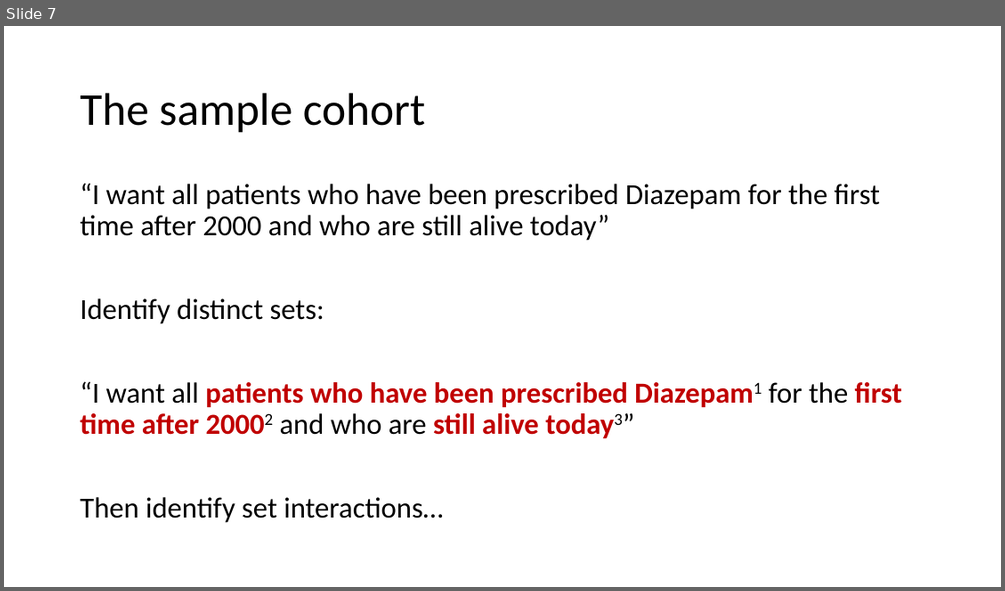
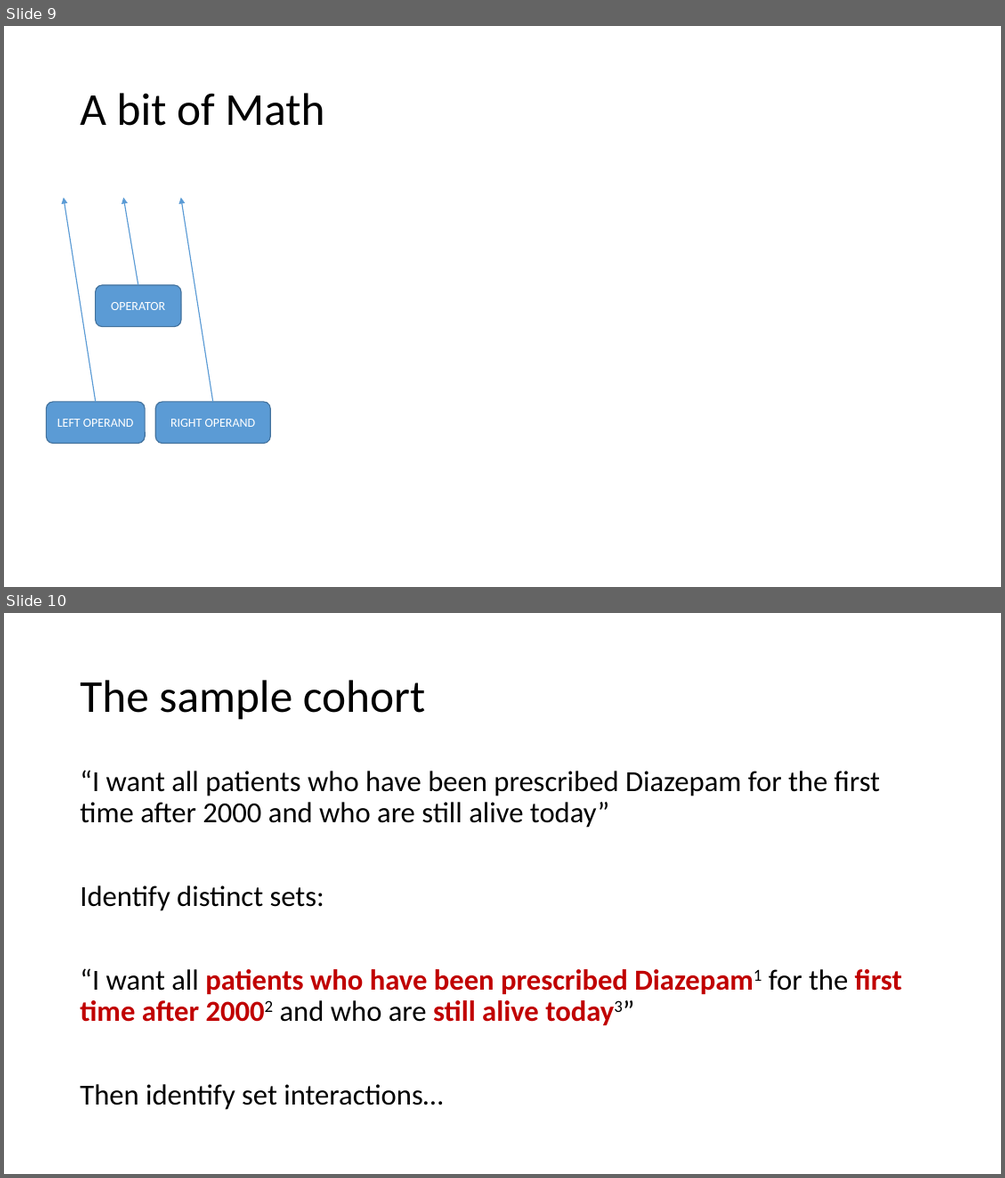
Before and after one commit to HicServices/RDMP, a slide deck: Documentation/Training/CohortBuilder.pptx. Shown one above the other, each under a label of ours: slide 7 before the commit, slides 9 and 10 after it. The pictures are 1005x591 and 1005x1178 pixels, drawn with LibreOffice and Linux fonts; fonts in the diff are those of the drawing; grey boxes stand for pictures. Boxes give left, top, right and bottom in pixels: in the first picture for what was removed or moved away, otherwise in the second. Text is boxed around its words. In the diff, an @@ line names an element or a change of style, - is before the commit and + after.

```diff
--- a/Documentation/Training/CohortBuilder.pptx
+++ b/Documentation/Training/CohortBuilder.pptx
@@ slide 9 added at box(4, 26, 1001, 587), background #FFFFFF @@
@@ title added at box(80, 93, 324, 126), 44 pt, text #000000 @@
+A bit of Math
@@ arrow added from (96, 402) to (64, 197), #5B9BD5 1 pt @@
@@ arrow added from (138, 285) to (123, 197), #5B9BD5 1 pt @@
@@ arrow added from (212, 402) to (181, 197), #5B9BD5 1 pt @@
@@ rounded rectangle added at box(96, 285, 181, 326), fill #5B9BD5, outline #43739E 1 pt, 12 pt, text #FFFFFF @@
+OPERATOR
@@ rounded rectangle added at box(46, 402, 145, 443), fill #5B9BD5, outline #43739E 1 pt, 12 pt, text #FFFFFF @@
+LEFT OPERAND
@@ rounded rectangle added at box(156, 402, 271, 443), fill #5B9BD5, outline #43739E 1 pt, 12 pt, text #FFFFFF @@
+RIGHT OPERAND
@@ what was slide 7 is now slide 10 @@
```
Also in this commit, not shown: 4 slides changed, 9 other slides added, 1 slide removed.
